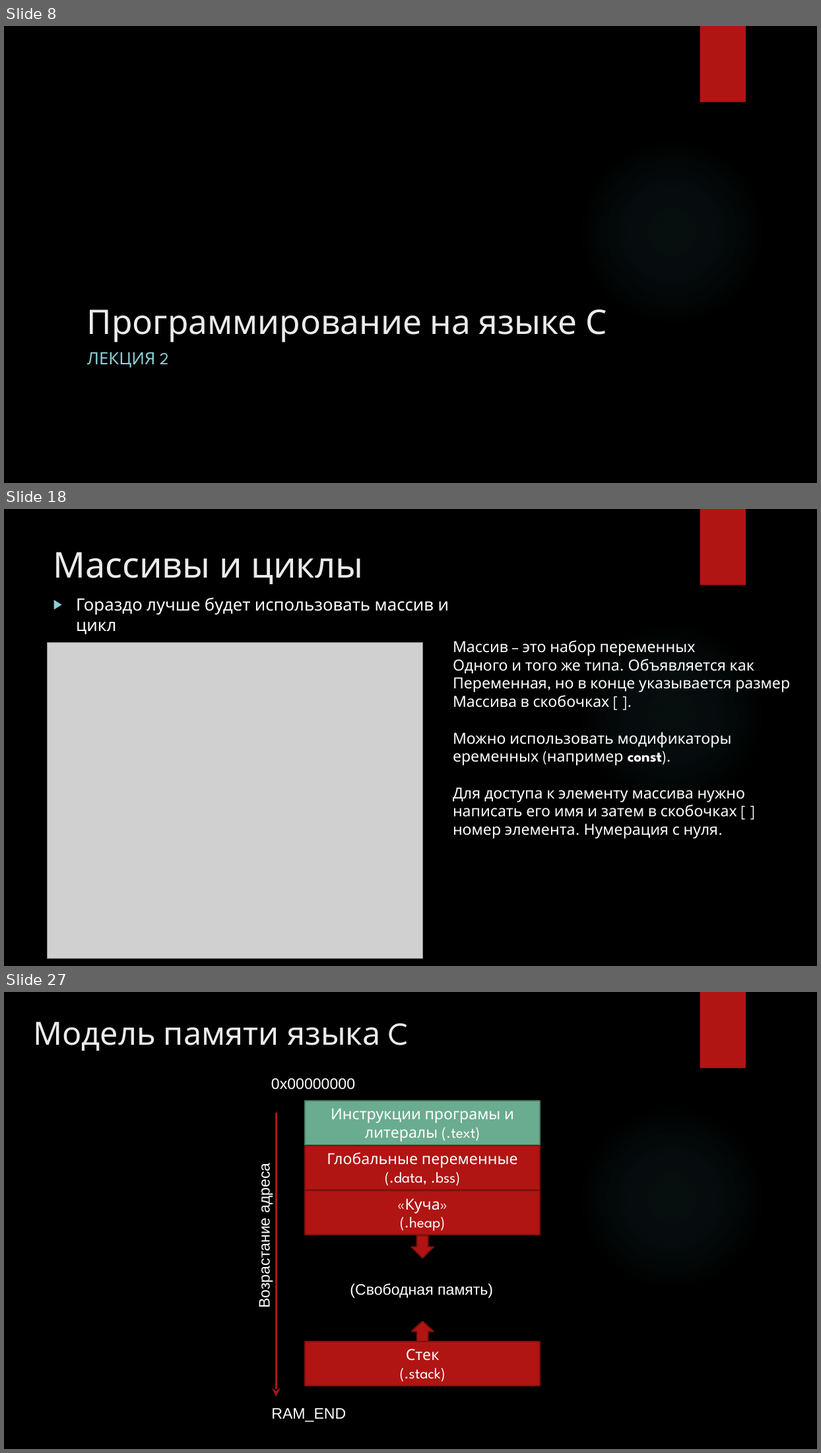
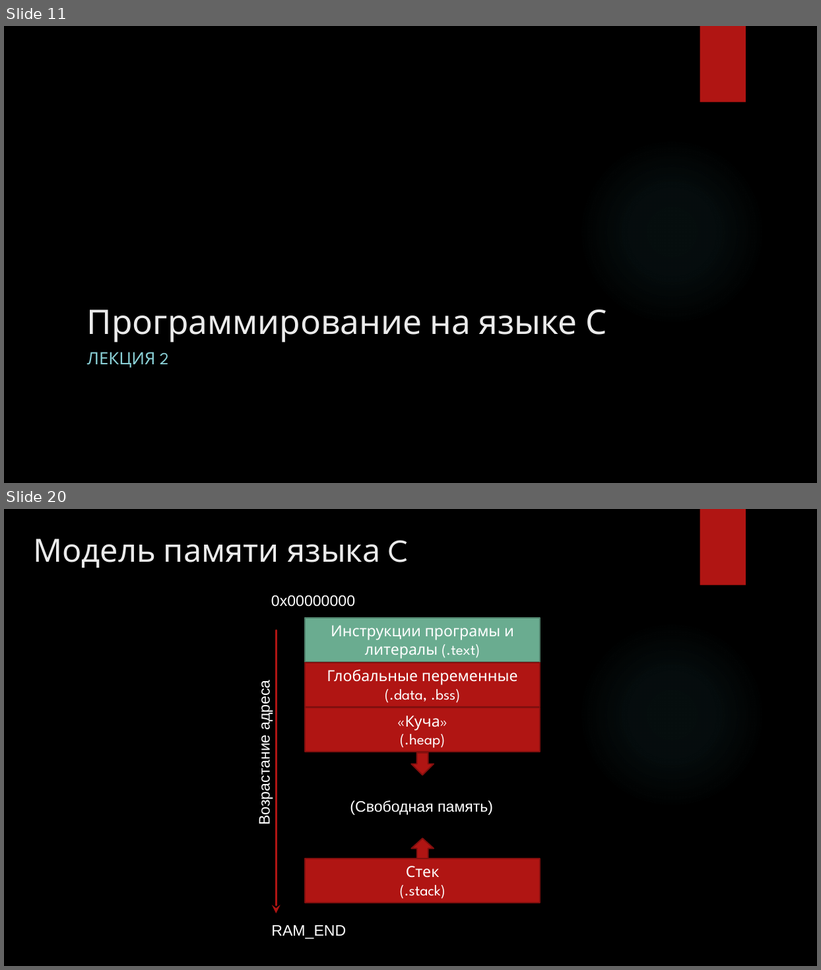
Before and after one commit to cansat-rsce/Organisation, a slide deck: лекции/Лекция2. Программирование на языке С (продолжение).pptx. Shown one above the other, each under a label of ours: slides 8, 18 and 27 before the commit, slides 11 and 20 after it; the slides between them are not shown. The pictures are 821x1453 and 821x970 pixels, drawn with LibreOffice and Linux fonts; fonts in the diff are those of the drawing; grey boxes stand for pictures; background and template pictures are left out. Boxes give left, top, right and bottom in pixels: in the first picture for what was removed or moved away, otherwise in the second. Text is boxed around its words. In the diff, an @@ line names an element or a change of style, - is before the commit and + after.

```diff
--- a/лекции/Лекция2. Программирование на языке С (продолжение).pptx
+++ b/лекции/Лекция2. Программирование на языке С (продолжение).pptx
@@ slide 18 removed at [4, 509, 817, 966], background picture (left out); not listed: 2 template elements that a slide beside it also shows @@
@@ title removed at [54, 552, 363, 584] @@
-Массивы и циклы
@@ text removed at [76, 597, 450, 634] @@
-▶ Гораздо лучше будет использовать массив и цикл
@@ picture removed at [48, 642, 423, 958] @@
@@ text removed at [453, 640, 790, 839] @@
-Массив – это набор переменных
-Одного и того же типа. Объявляется как
-Переменная, но в конце указывается размер
-Массива в скобочках [ ].
-Можно использовать модификаторы
-еременных (например const).
-Для доступа к элементу массива нужно написать его имя и затем в скобочках [ ] номер элемента. Нумерация с нуля.
@@ what was slide 8 is now slide 11 @@
@@ what was slide 27 is now slide 20 @@
```
Also in this commit, not shown: 7 slides changed, 13 slides added, 19 other slides removed, 2 other files.
